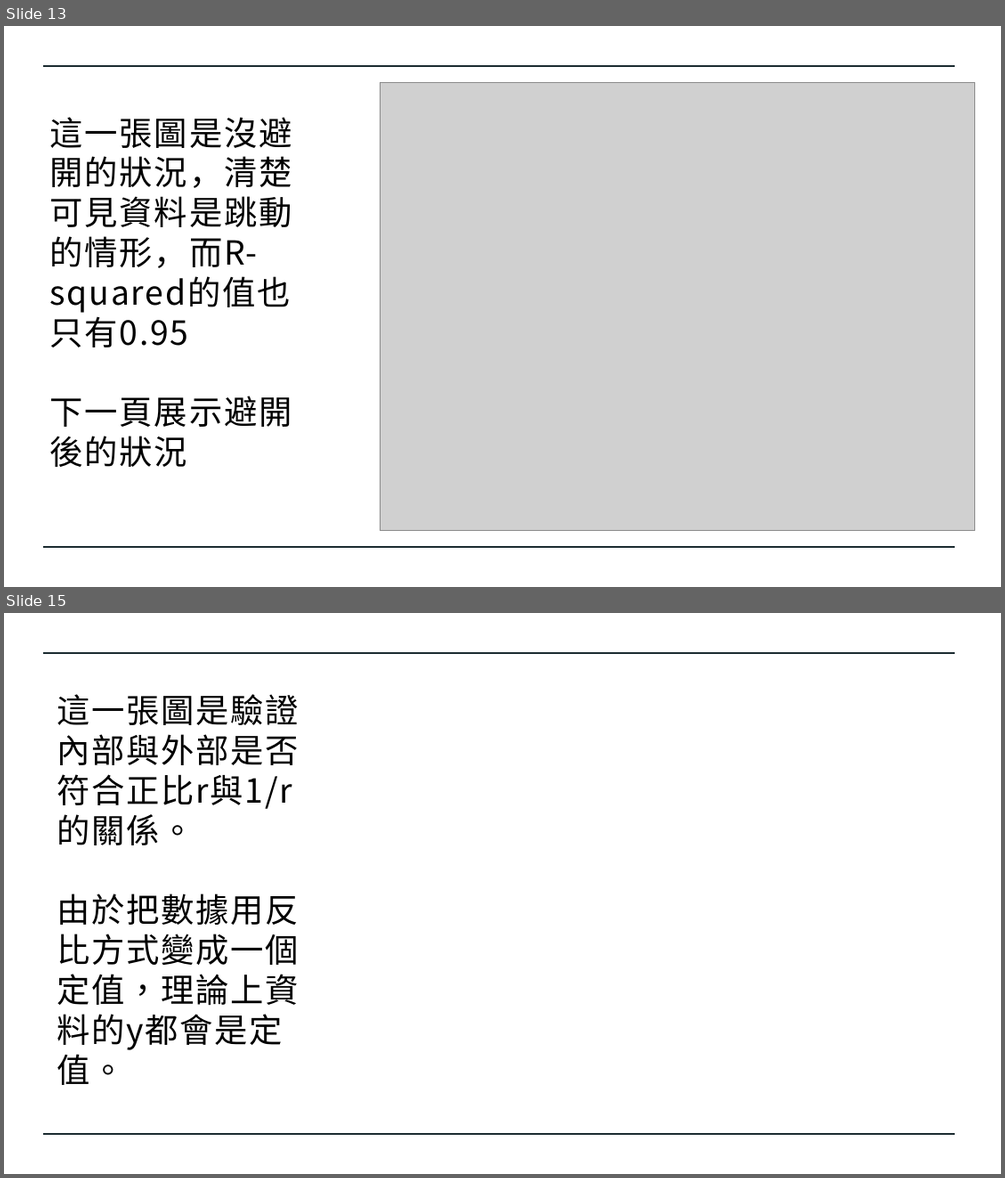
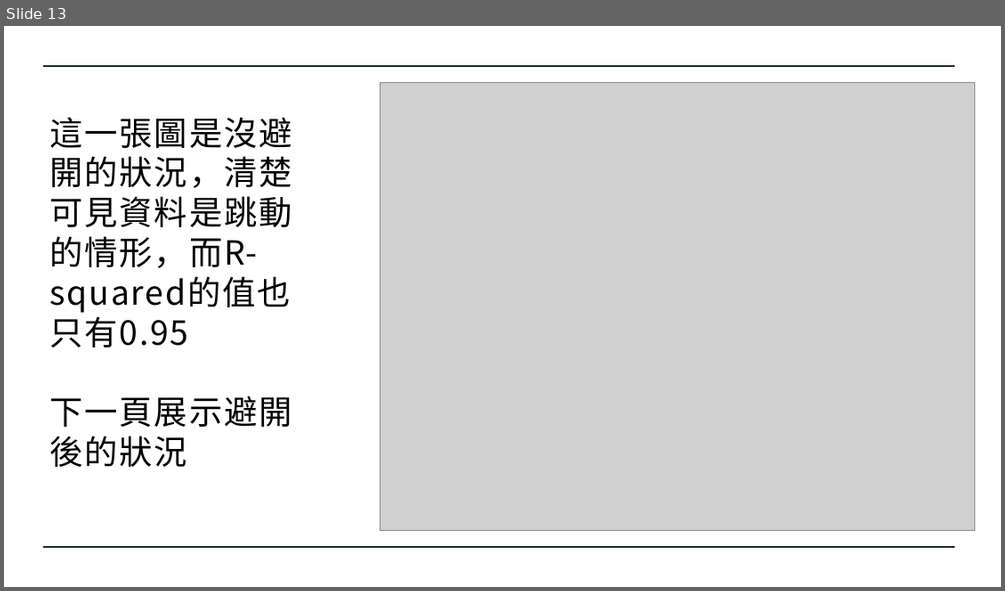
Before and after one commit to kenwsx/python-program, a slide deck: Physic/Physic_week_8/411021312-張愷恩.pptx. Shown one above the other, each under a label of ours: slides 13 and 15 before the commit, slide 13 after it; the slides between them are not shown. The pictures are 1005x1178 and 1005x591 pixels, drawn with LibreOffice and Linux fonts; fonts in the diff are those of the drawing; grey boxes stand for pictures. Boxes give left, top, right and bottom in pixels: in the first picture for what was removed or moved away, otherwise in the second. Text is boxed around its words. In the diff, an @@ line names an element or a change of style, - is before the commit and + after.

```diff
--- a/Physic/Physic_week_8/411021312-張愷恩.pptx
+++ b/Physic/Physic_week_8/411021312-張愷恩.pptx
@@ slide 15 removed at (4,613,1001,1174), background #FFFFFF; not listed: 2 template elements that a slide beside it also shows @@
@@ text removed at (57,694,299,1085) @@
-這一張圖是驗證內部與外部是否符合正比r與1/r 的關係。
-由於把數據用反比方式變成一個定值，理論上資料的y都會是定值。
```
Also in this commit, not shown: 1 slide changed, 15 other files.
